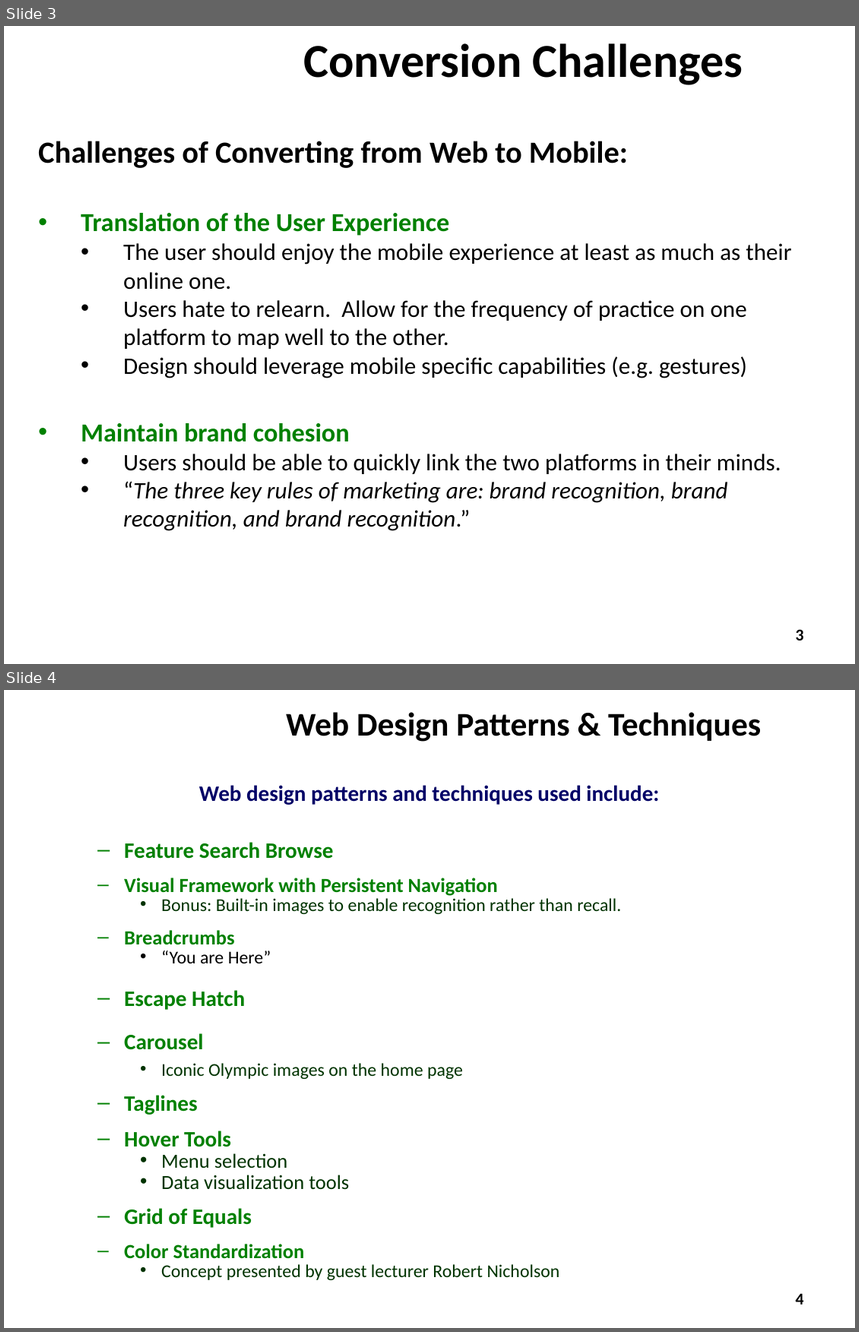
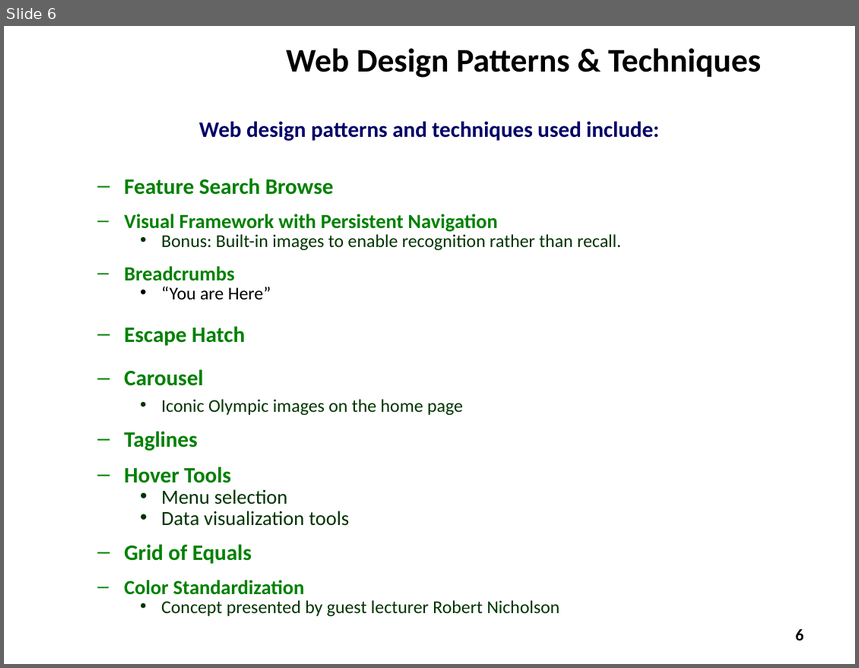
Before and after one commit to ZaydH/CS235, a slide deck: Final_Project/Presentation/CS235 - Team Thundercats - Final Project Presentation.pptx. Shown one above the other, each under a label of ours: slides 3 and 4 before the commit, slide 6 after it. The pictures are 859x1332 and 859x668 pixels, drawn with LibreOffice and Linux fonts; fonts in the diff are those of the drawing; background and template pictures are left out. Boxes give left, top, right and bottom in pixels: in the first picture for what was removed or moved away, otherwise in the second. Text is boxed around its words. In the diff, an @@ line names an element or a change of style, - is before the commit and + after.

```diff
--- a/Final_Project/Presentation/CS235 - Team Thundercats - Final Project Presentation.pptx
+++ b/Final_Project/Presentation/CS235 - Team Thundercats - Final Project Presentation.pptx
@@ slide 3 removed at (4,26,855,664), background #FFFFFF @@
@@ title removed at (304,43,743,85) @@
-Conversion Challenges
@@ text removed at (38,141,791,531) @@
-Challenges of Converting from Web to Mobile:
-• Translation of the User Experience
-  • The user should enjoy the mobile experience at least as much as their online one.
-  • Users hate to relearn. Allow for the frequency of practice on one platform to map well to the other.
-  • Design should leverage mobile specific capabilities (e.g. gestures)
-• Maintain brand cohesion
-  • Users should be able to quickly link the two platforms in their minds.
-  • “The three key rules of marketing are: brand recognition, brand recognition, and brand recognition.”
@@ page number removed at (796,629,804,641) @@
-3
@@ what was slide 4 is now slide 6 @@
@@ page number at (796,629,804,641): text changed @@
-4
+6
```
Also in this commit, not shown: 1 slide changed, 4 slides added, 1 other slide removed, 1 other file.
